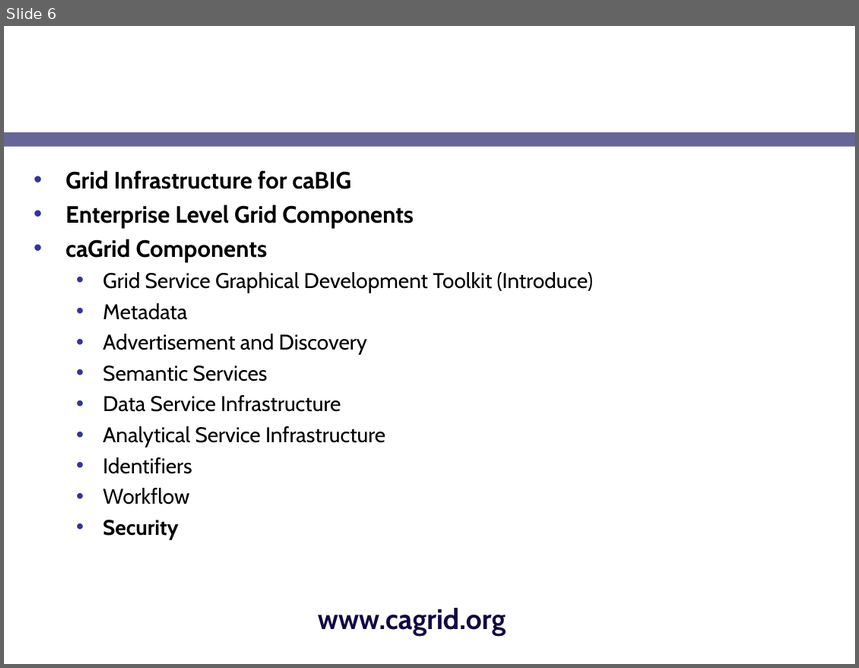
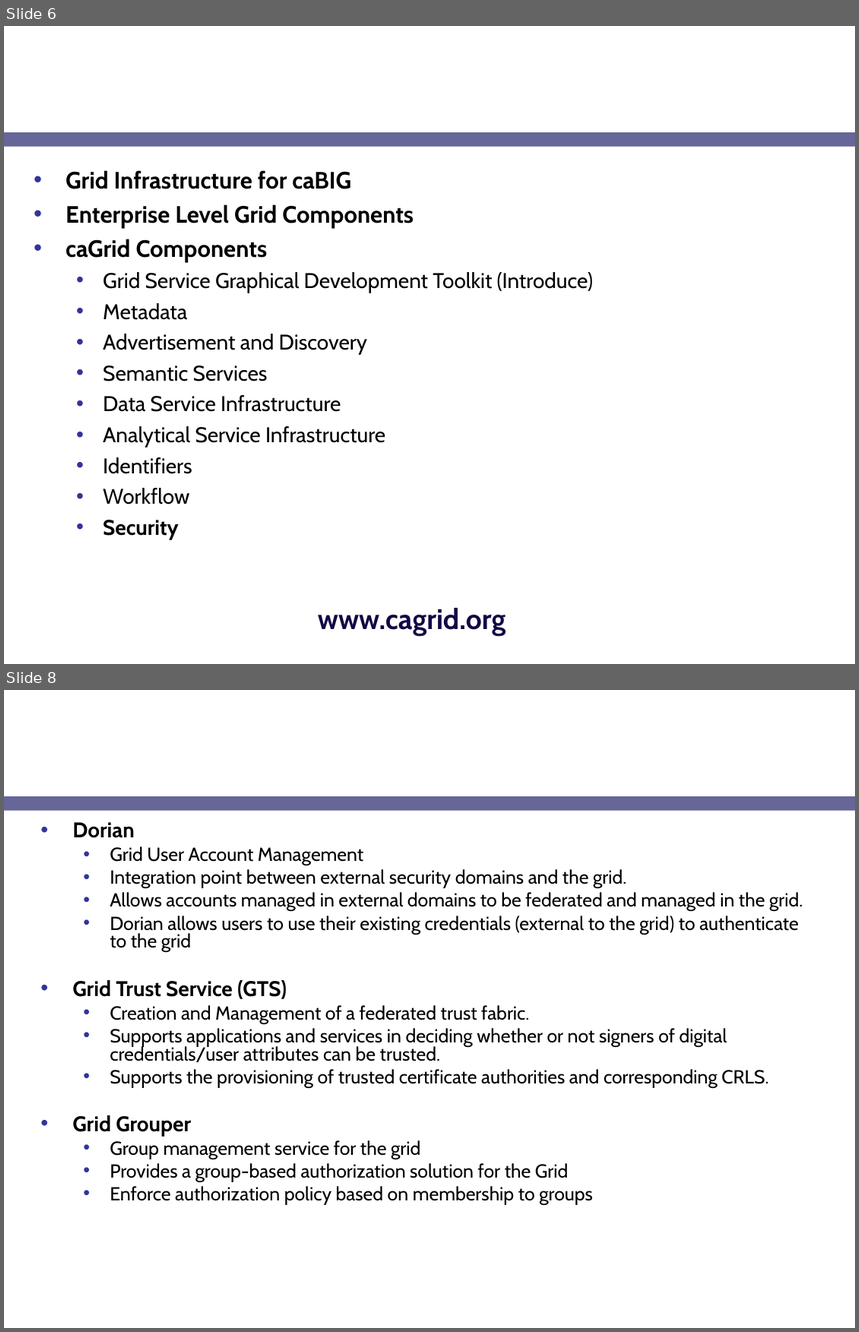
Before and after one commit to NCIP/cagrid-portal, a slide deck: cagrid-1-0/Documentation/presentations/security/gaards-ogf-19.ppt. Shown one above the other, each under a label of ours: slide 6 before the commit, slides 6 and 8 after it; the slides between them are not shown. The pictures are 859x668 and 859x1332 pixels, drawn with LibreOffice and Linux fonts; fonts in the diff are those of the drawing; background and template pictures are left out. Boxes give left, top, right and bottom in pixels: in the first picture for what was removed or moved away, otherwise in the second. Text is boxed around its words. In the diff, an @@ line names an element or a change of style, - is before the commit and + after.

```diff
--- a/cagrid-1-0/Documentation/presentations/security/gaards-ogf-19.ppt
+++ b/cagrid-1-0/Documentation/presentations/security/gaards-ogf-19.ppt
@@ slide 8 added at (4, 690, 855, 1328), background picture (left out); not listed: 1 template element that a slide beside it also shows @@
@@ title added at (32, 690, 671, 790), 24 pt, text #FFFFFF, bold @@
+GAARDS Components
@@ text added at (72, 822, 803, 1205), 16 pt, text #000000 @@
+• Dorian
+  • Grid User Account Management
+  • Integration point between external security domains and the grid.
+  • Allows accounts managed in external domains to be federated and managed in the grid.
+  • Dorian allows users to use their existing credentials (external to the grid) to authenticate to the grid
+• Grid Trust Service (GTS)
+  • Creation and Management of a federated trust fabric.
+  • Supports applications and services in deciding whether or not signers of digital credentials/user attributes can be trusted.
+  • Supports the provisioning of trusted certificate authorities and corresponding CRLS.
+• Grid Grouper
+  • Group management service for the grid
+  • Provides a group-based authorization solution for the Grid
+  • Enforce authorization policy based on membership to groups
```
Also in this commit, not shown: 9 other slides added.
